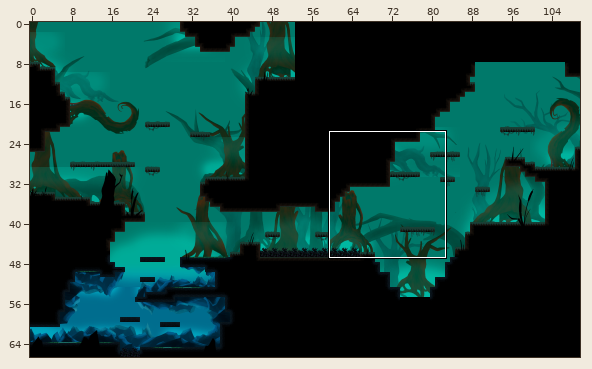
Level history. Tiled map: Output/Assets/Maps/Map21.tmx. Above: a wide view before the commit, with the close-up outlined.
Close-up. Before the commit:
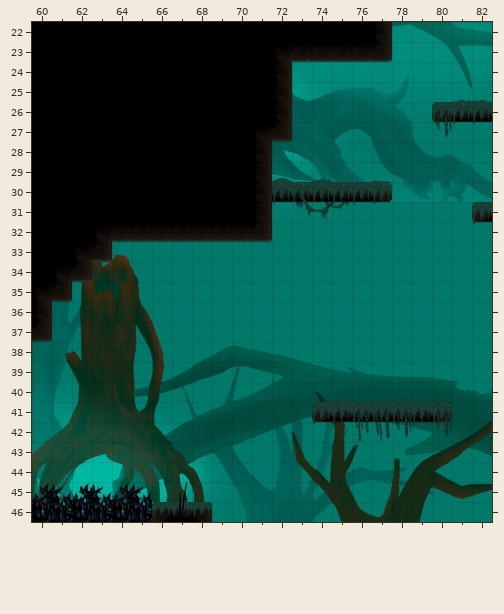
Cells are 64x64 px. Shown: x 60..82, y 22..46. The commit also changed other parts of the map, which this record leaves out.
After the commit:
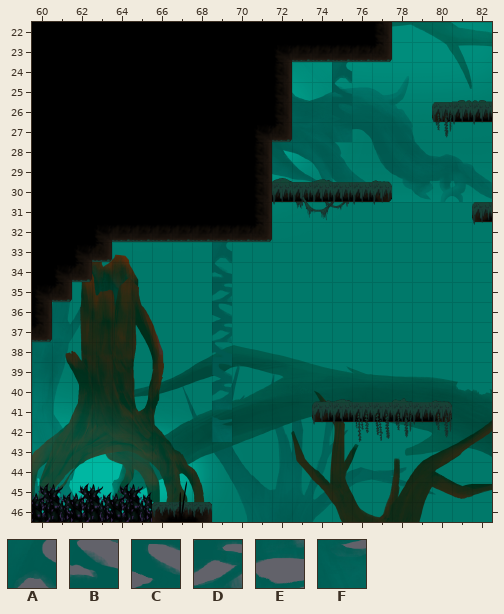
Key: from "Mangrove_Tree3.1": A 97, B 127, C 157, D 187, E 217, F 247.
_ is an empty cell.
The exact change:
{"where": "layer \"Platforms\""}
{"y":24,"x":75,"old":"_","new":"A"}
{"y":25,"x":75,"old":"_","new":"B"}
{"y":27,"x":75,"old":"_","new":"F"}
{"y":33,"x":69,"old":"_","new":"A"}
{"y":34,"x":69,"old":"_","new":"B"}
{"y":35,"x":69,"old":"_","new":"D"}
{"y":36,"x":69,"old":"_","new":"C"}
{"y":37,"x":69,"old":"_","new":"D"}
{"y":38,"x":69,"old":"_","new":"B"}
{"y":39,"x":69,"old":"_","new":"C"}
{"y":40,"x":69,"old":"_","new":"D"}
{"y":41,"x":69,"old":"_","new":"E"}
{"y":42,"x":69,"old":"_","new":"F"}
